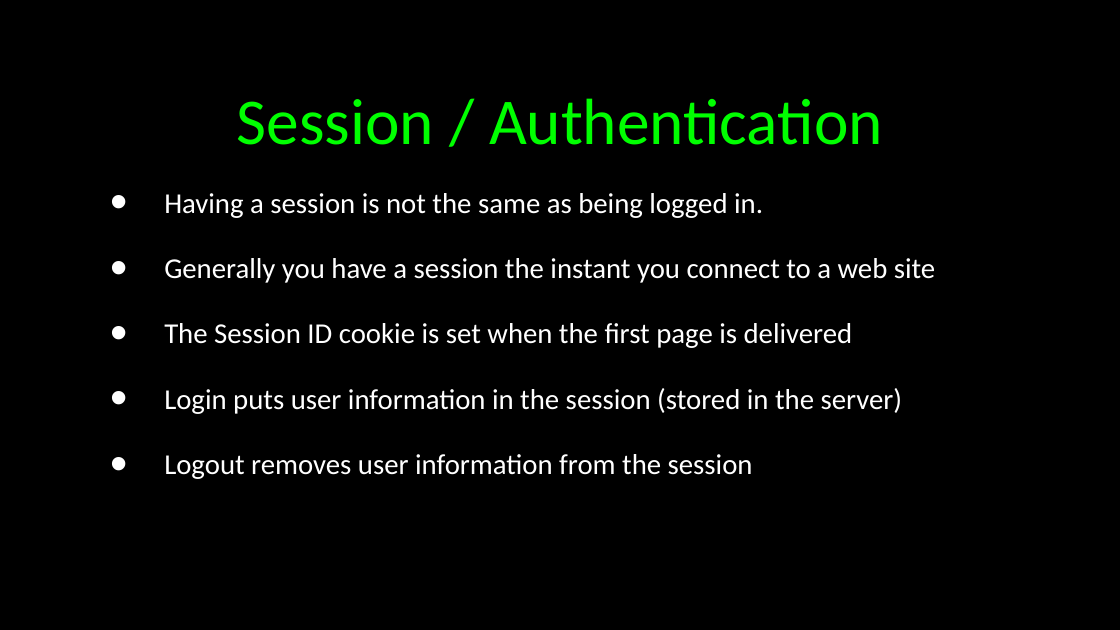
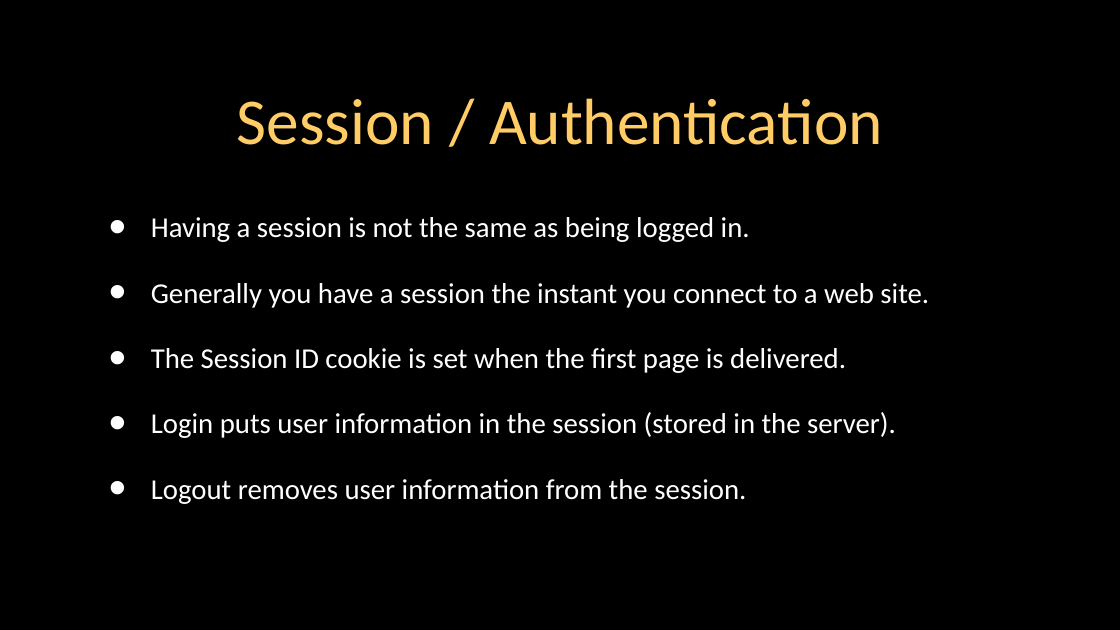
Before and after one commit to csev/wa4e, a slide deck: slide 25 of lectures/PHP-08-POST-Redirect-Authn.ppt. Drawn at 1120x630 pixels with LibreOffice and Linux fonts; fonts in the diff are those of the drawing. Boxes give left, top, right and bottom in pixels: in the first picture for what was removed or moved away, otherwise in the second. Text is boxed around its words. In the diff, an @@ line names an element or a change of style, - is before the commit and + after.

```diff
--- a/lectures/PHP-08-POST-Redirect-Authn.ppt
+++ b/lectures/PHP-08-POST-Redirect-Authn.ppt
@@ title "Session / Authentication" at <box>237,98,883,145</box>: text colour #00FF00 to #FFCC66 @@
@@ text "Having a session is not ...": place and size @@
-text "Having a session is not ..." at <box>164,193,935,479</box>
+text "Having a session is not ..." at <box>151,217,929,504</box>
@@ text at <box>151,217,750,242</box>: indent changed @@
@@ text at <box>151,283,929,504</box>: text changed @@
-• Generally you have a session the instant you connect to a web site
-• The Session ID cookie is set when the first page is delivered
-• Login puts user information in the session (stored in the server)
-• Logout removes user information from the session
+• Generally you have a session the instant you connect to a web site.
+• The Session ID cookie is set when the first page is delivered.
+• Login puts user information in the session (stored in the server).
+• Logout removes user information from the session.
```
Also in this commit, not shown: 38 other slides changed, 3 other files.
